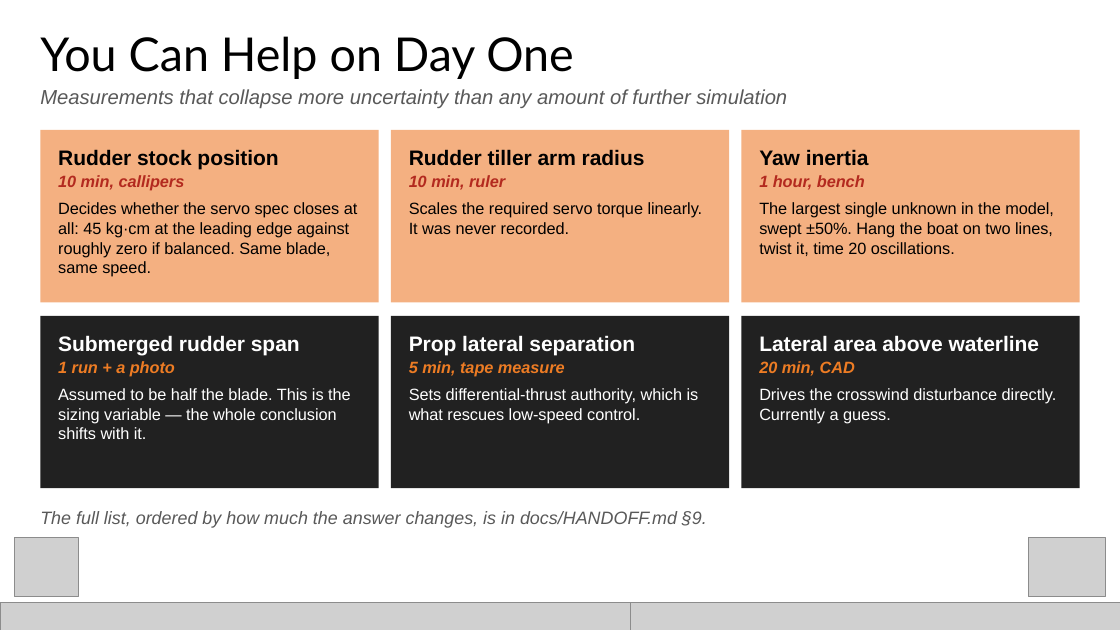
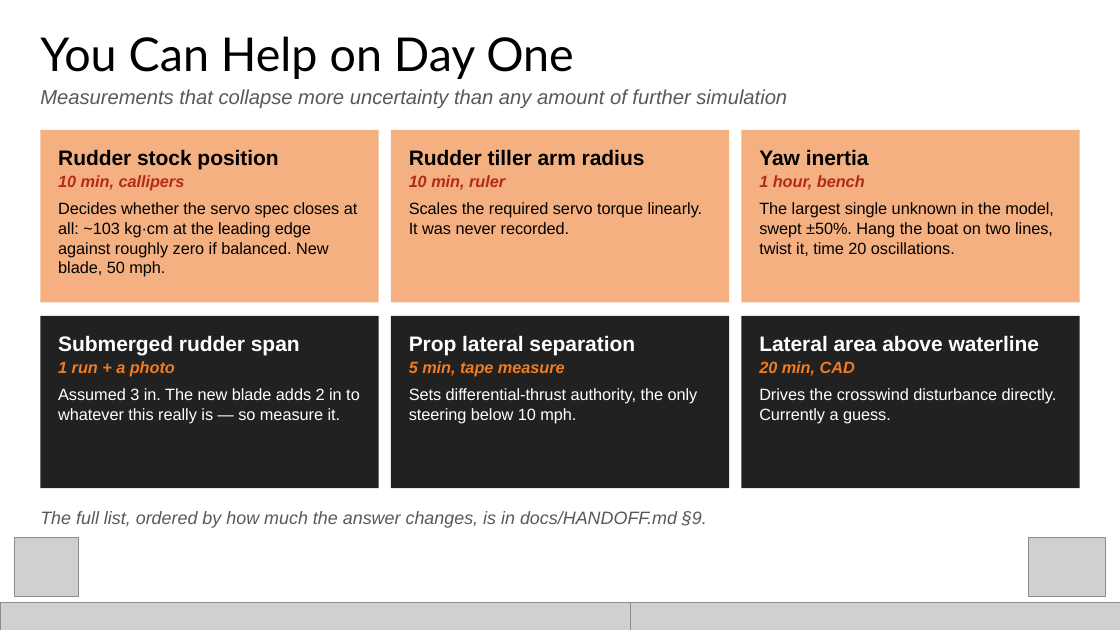
Before and after one commit to GrahamSmith2/Osprey, a slide deck: slide 13 of docs/Osprey_Status_and_Work_Remaining.pptx. Drawn at 1120x630 pixels with LibreOffice and Linux fonts; fonts in the diff are those of the drawing; grey boxes stand for pictures. Boxes give left, top, right and bottom in pixels: in the first picture for what was removed or moved away, otherwise in the second. Text is boxed around its words. In the diff, an @@ line names an element or a change of style, - is before the commit and + after.

```diff
--- a/docs/Osprey_Status_and_Work_Remaining.pptx
+++ b/docs/Osprey_Status_and_Work_Remaining.pptx
@@ text at bbox=[58, 202, 358, 277]: text changed @@
-Decides whether the servo spec closes at all: 45 kg·cm at the leading edge against roughly zero if balanced. Same blade, same speed.
+Decides whether the servo spec closes at all: ~103 kg·cm at the leading edge against roughly zero if balanced. New blade, 50 mph.
@@ text at bbox=[58, 388, 360, 424]: text changed @@
-Assumed to be half the blade. This is the sizing variable — the whole conclusion shifts with it.
+Assumed 3 in. The new blade adds 2 in to whatever this really is — so measure it.
@@ text at bbox=[409, 388, 698, 424]: text changed @@
-Sets differential-thrust authority, which is what rescues low-speed control.
+Sets differential-thrust authority, the only steering below 10 mph.
```
Also in this commit, not shown: 5 other slides changed, 46 other files.
